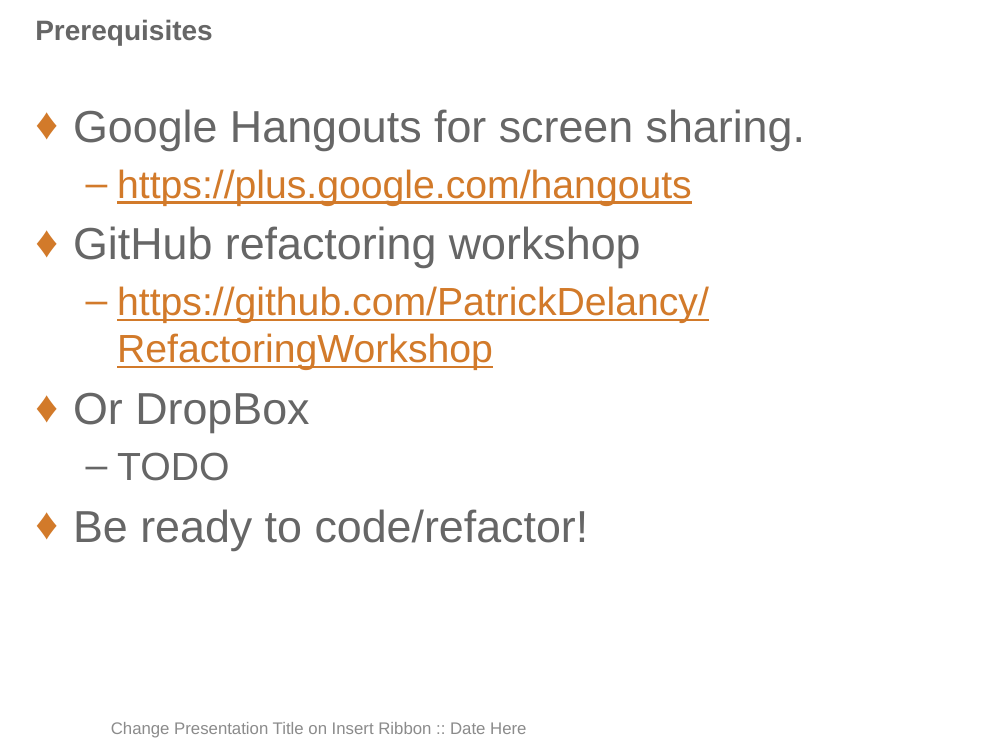
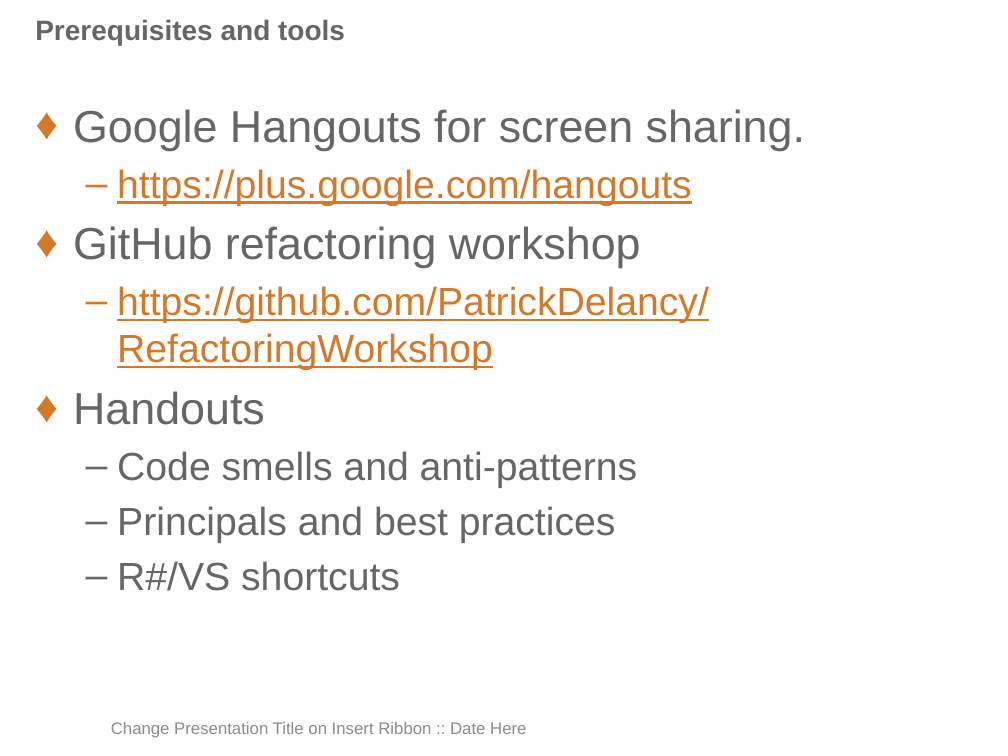
Before and after one commit to PatrickDelancy/RefactoringWorkshop, a slide deck: slide 5 of Refactoring Workshop.pptx. Drawn at 1008x756 pixels with LibreOffice and Linux fonts; fonts in the diff are those of the drawing; background and template pictures are left out. Boxes give left, top, right and bottom in pixels: in the first picture for what was removed or moved away, otherwise in the second. Text is boxed around its words. In the diff, an @@ line names an element or a change of style, - is before the commit and + after.

```diff
--- a/Refactoring Workshop.pptx
+++ b/Refactoring Workshop.pptx
@@ title at box(35, 19, 345, 45): text changed @@
-Prerequisites
+Prerequisites and tools
@@ text at box(73, 391, 638, 591): text changed; size 32 to 28 pt @@
-♦ Or DropBox
-  – TODO
-♦ Be ready to code/refactor!
+♦ Handouts
+  – Code smells and anti-patterns
+  – Principals and best practices
+  – R#/VS shortcuts
```
Also in this commit, not shown: 2 other slides changed, 1 slide added.
